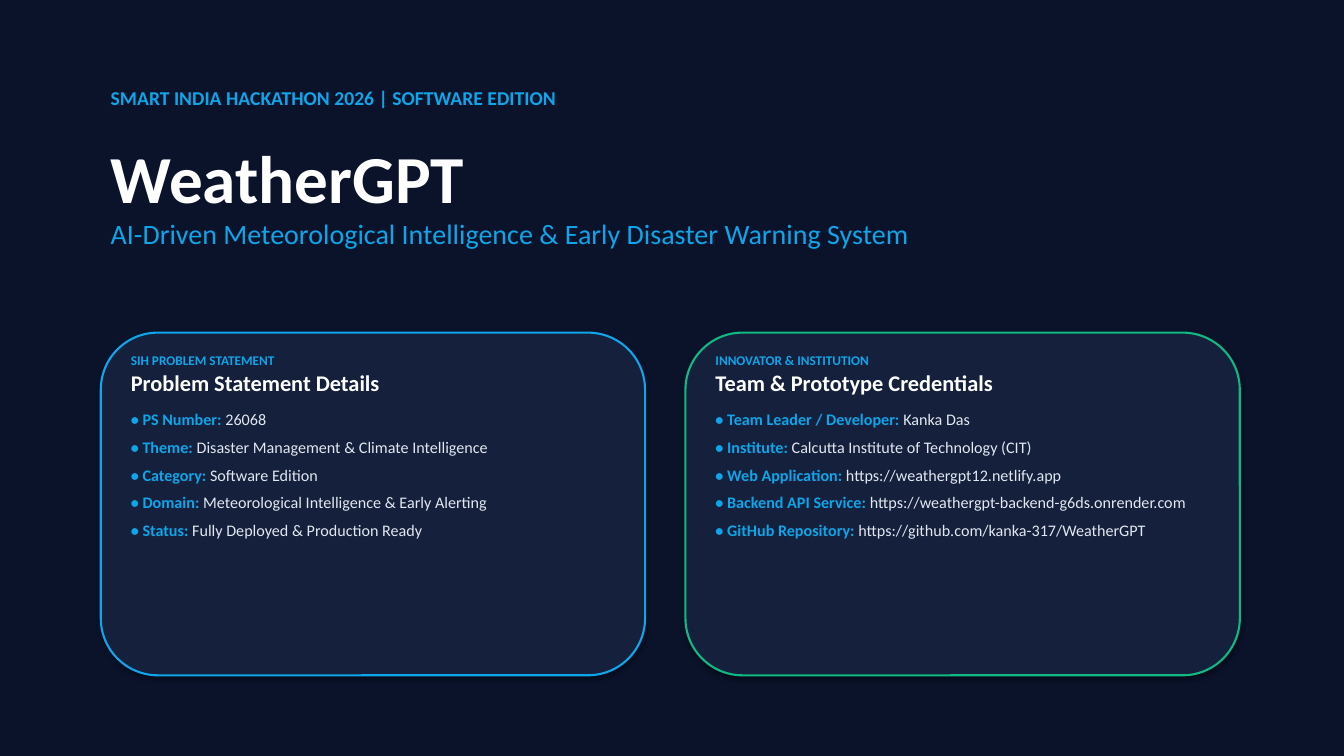
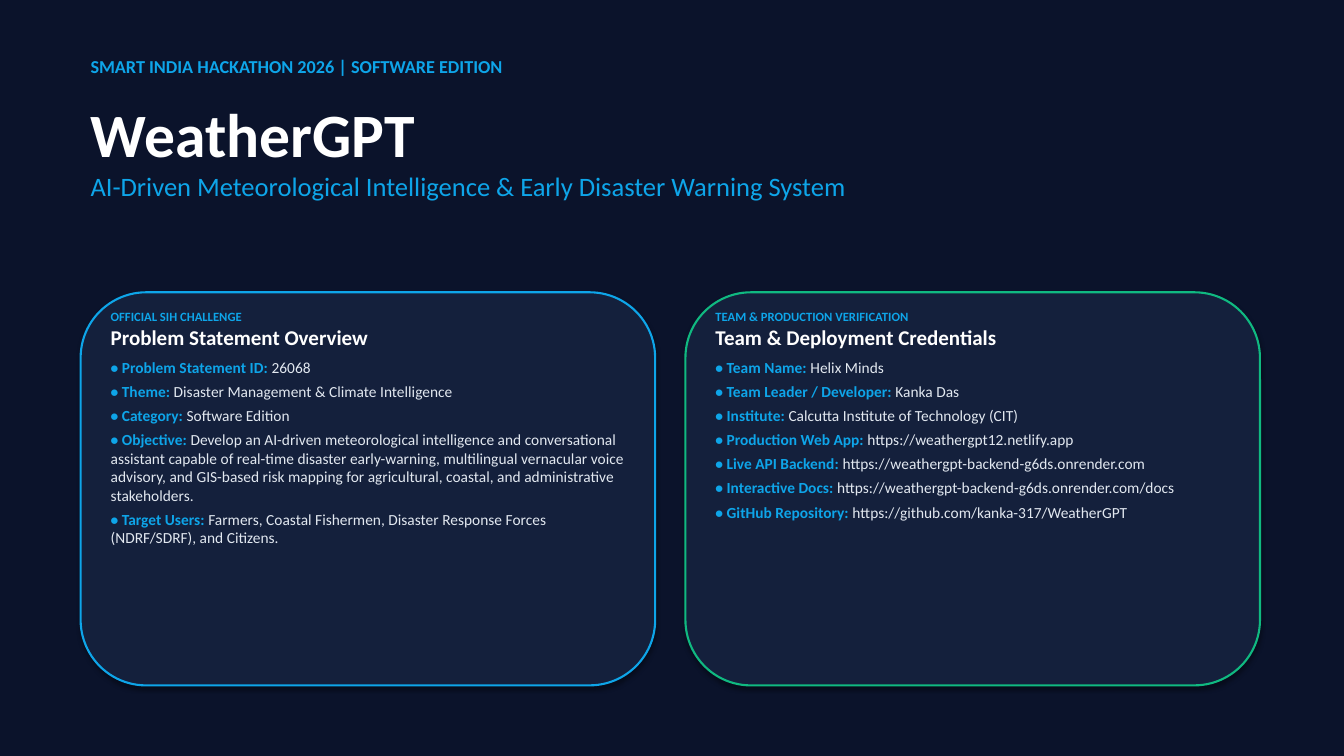
Before and after one commit to kanka-317/WeatherGPT, a slide deck: slide 1 of WeatherGPT_SIH_PS26068.pptx. Drawn at 1344x756 pixels with LibreOffice and Linux fonts; fonts in the diff are those of the drawing. Boxes give left, top, right and bottom in pixels: in the first picture for what was removed or moved away, otherwise in the second. Text is boxed around its words. In the diff, an @@ line names an element or a change of style, - is before the commit and + after.

Commit message:
docs: format SIH presentation deck and pptx strictly to official 6-slide template

```diff
--- a/WeatherGPT_SIH_PS26068.pptx
+++ b/WeatherGPT_SIH_PS26068.pptx
@@ text "SMART INDIA HACKATHON 2026 | ..." moved from (x1=111, y1=91, x2=555, y2=105) to (x1=91, y1=60, x2=502, y2=73) @@
@@ text "SMART INDIA HACKATHON 2026 | ..." at (x1=91, y1=60, x2=502, y2=73): size 14 to 13 pt @@
@@ text "WeatherGPT" moved from (x1=111, y1=156, x2=908, y2=249) to (x1=91, y1=113, x2=846, y2=201) @@
@@ text "WeatherGPT" at (x1=91, y1=113, x2=846, y2=201): size 48 to 44 pt in "WeatherGPT"; size 20 to 19 pt in "AI-Driven Meteorological Intelligence & Early Disaster Warni ..." @@
@@ rounded rectangle resized from (x1=101, y1=333, x2=645, y2=676) to (x1=81, y1=292, x2=655, y2=686) @@
@@ rounded rectangle resized from (x1=686, y1=333, x2=1240, y2=676) to (x1=686, y1=292, x2=1260, y2=686) @@
@@ text "OFFICIAL SIH CHALLENGE" moved from (x1=131, y1=356, x2=487, y2=539) to (x1=111, y1=312, x2=624, y2=545) @@
@@ text at (x1=111, y1=312, x2=368, y2=373): text changed; size 16 to 11 pt @@
-SIH PROBLEM STATEMENT
-Problem Statement Details
-• PS Number: 26068
+OFFICIAL SIH CHALLENGE
+Problem Statement Overview
+• Problem Statement ID: 26068
@@ text "TEAM & PRODUCTION VERIFICATION" moved from (x1=715, y1=356, x2=1186, y2=539) to (x1=715, y1=312, x2=1174, y2=521) @@
@@ text at (x1=715, y1=312, x2=996, y2=373): text changed; size 16 to 9 pt; text colour #FFFFFF to #0EA5E9 @@
-INNOVATOR & INSTITUTION
-Team & Prototype Credentials
+TEAM & PRODUCTION VERIFICATION
+Team & Deployment Credentials
+• Team Name: Helix Minds
@@ text at (x1=122, y1=386, x2=452, y2=424): size 11.5 to 11 pt in "• Theme: Disaster Management & Climate Intelligence", "• Category: Software Edition"; less space between paragraphs @@
@@ text at (x1=727, y1=386, x2=1127, y2=521): size 11.5 to 11 pt in "• Team Leader / Developer: Kanka Das", "• Institute: Calcutta Institute of Technology (CIT)", "• GitHub Repository: https://github.com/kanka-317/WeatherGPT"; less space between paragraphs @@
@@ text at (x1=111, y1=434, x2=624, y2=545): text changed; size 11.5 to 11 pt @@
-• Domain: Meteorological Intelligence & Early Alerting
-• Status: Fully Deployed & Production Ready
+• Objective: Develop an AI-driven meteorological intelligence and conversational assistant capable of real-time disaster early-warning, multilingual vernacular voice advisory, and GIS-based risk mapping for agricultural, coastal, and administrative stakeholders.
+• Target Users: Farmers, Coastal Fishermen, Disaster Response Forces (NDRF/SDRF), and Citizens.
@@ text at (x1=727, y1=434, x2=1174, y2=496): text changed; size 11.5 to 11 pt @@
-• Web Application: https://weathergpt12.netlify.app
-• Backend API Service: https://weathergpt-backend-g6ds.onrender.com
+• Production Web App: https://weathergpt12.netlify.app
+• Live API Backend: https://weathergpt-backend-g6ds.onrender.com
+• Interactive Docs: https://weathergpt-backend-g6ds.onrender.com/docs
```
Also in this commit, not shown: 1 other slide changed, 4 slides added, 8 slides removed, 2 other files.
